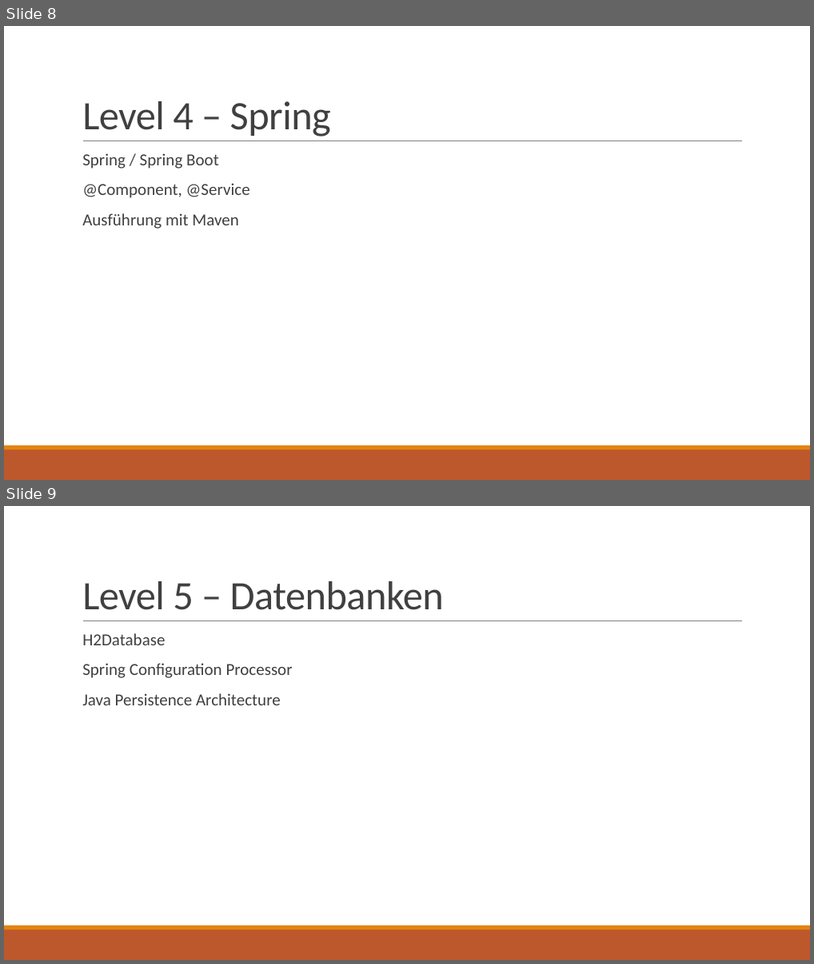
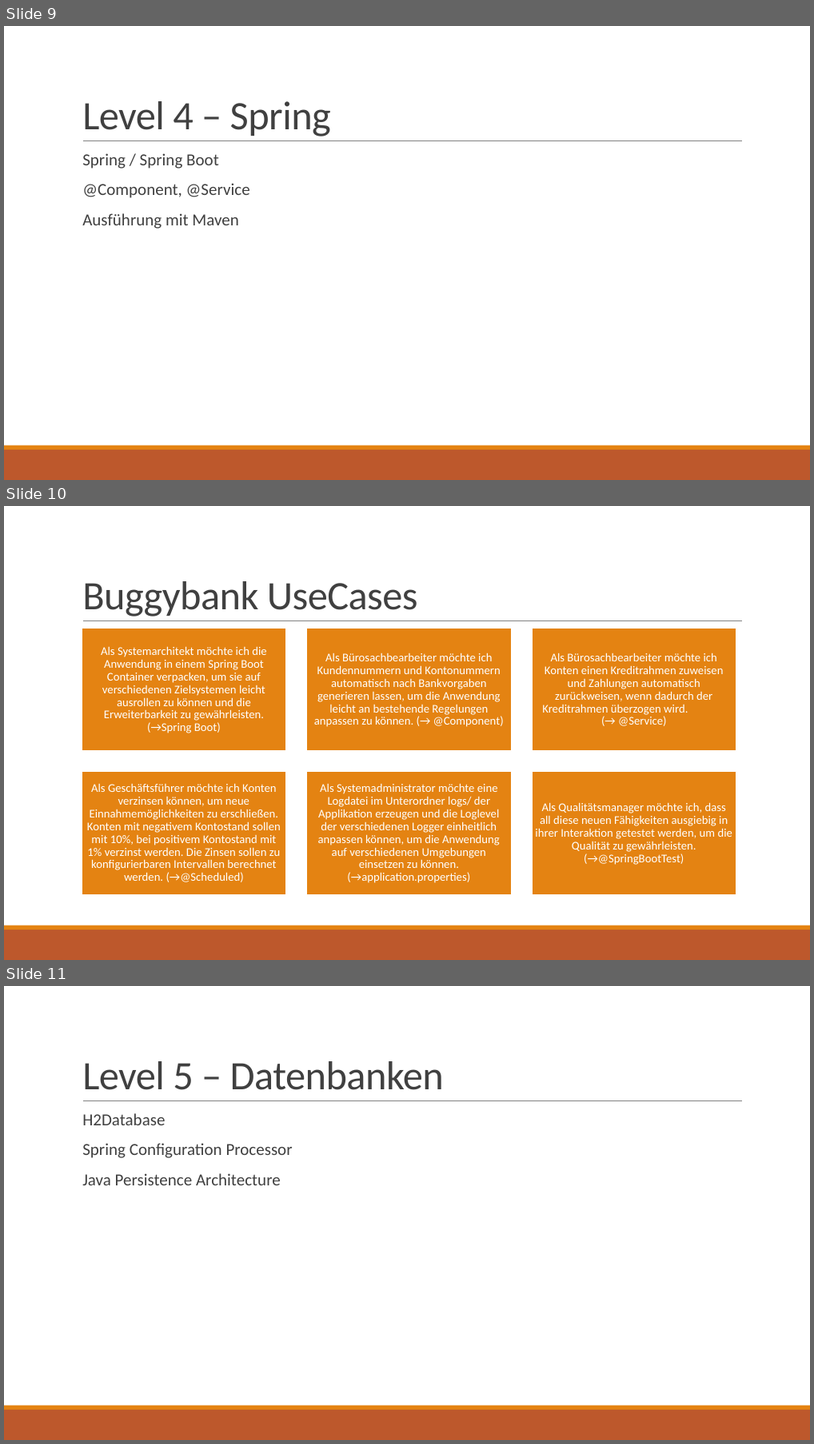
Before and after one commit to SpiritTesting/buggybank, a slide deck: Aufgaben.pptx. Shown one above the other, each under a label of ours: slides 8 and 9 before the commit, slides 9, 10 and 11 after it. The pictures are 814x964 and 814x1444 pixels, drawn with LibreOffice and Linux fonts; fonts in the diff are those of the drawing; background and template pictures are left out. Boxes give left, top, right and bottom in pixels: in the first picture for what was removed or moved away, otherwise in the second. Text is boxed around its words. In the diff, an @@ line names an element or a change of style, - is before the commit and + after.

Commit message:
Kundennummern auf Component umgestellt Kontonummern auf Component umgestellt

```diff
--- a/Aufgaben.pptx
+++ b/Aufgaben.pptx
@@ slide 10 added at <box>4,506,810,960</box>, background #FFFFFF; not listed: 3 template elements that a slide beside it also shows @@
@@ title added at <box>82,581,418,616</box>, 48 pt, text #404040 @@
+Buggybank UseCases
@@ group added at <box>82,628,737,894</box>: 6 rectangles, 6 texts @@
+Als Systemarchitekt möchte ich die Anwendung in einem Spring Boot Container verpacken, um sie auf verschiedenen Zielsystemen leicht ausrollen zu können und die Erweiterbarkeit zu gewährleisten. (→Spring Boot)
+Als Bürosachbearbeiter möchte ich Kundennummern und Kontonummern automatisch nach Bankvorgaben generieren lassen, um die Anwendung leicht an bestehende Regelungen anpassen zu können. (→ @Component)
+Als Bürosachbearbeiter möchte ich Konten einen Kreditrahmen zuweisen und Zahlungen automatisch zurückweisen, wenn dadurch der Kreditrahmen überzogen wird. (→ @Service)
+Als Geschäftsführer möchte ich Konten verzinsen können, um neue Einnahmemöglichkeiten zu erschließen. Konten mit negativem Kontostand sollen mit 10%, bei positivem Kontostand mit 1% verzinst werden. Die Zinsen sollen zu konfigurierbaren Intervallen berechnet werden. (→@Scheduled)
+Als Systemadministrator möchte eine Logdatei im Unterordner logs/ der Applikation erzeugen und die Loglevel der verschiedenen Logger einheitlich anpassen können, um die Anwendung auf verschiedenen Umgebungen einsetzen zu können. (→application.properties)
+Als Qualitätsmanager möchte ich, dass all diese neuen Fähigkeiten ausgiebig in ihrer Interaktion getestet werden, um die Qualität zu gewährleisten. (→@SpringBootTest)
@@ what was slide 8 is now slide 9 @@
@@ what was slide 9 is now slide 11 @@
```
Also in this commit, not shown: 1 other slide added, 10 other files.
